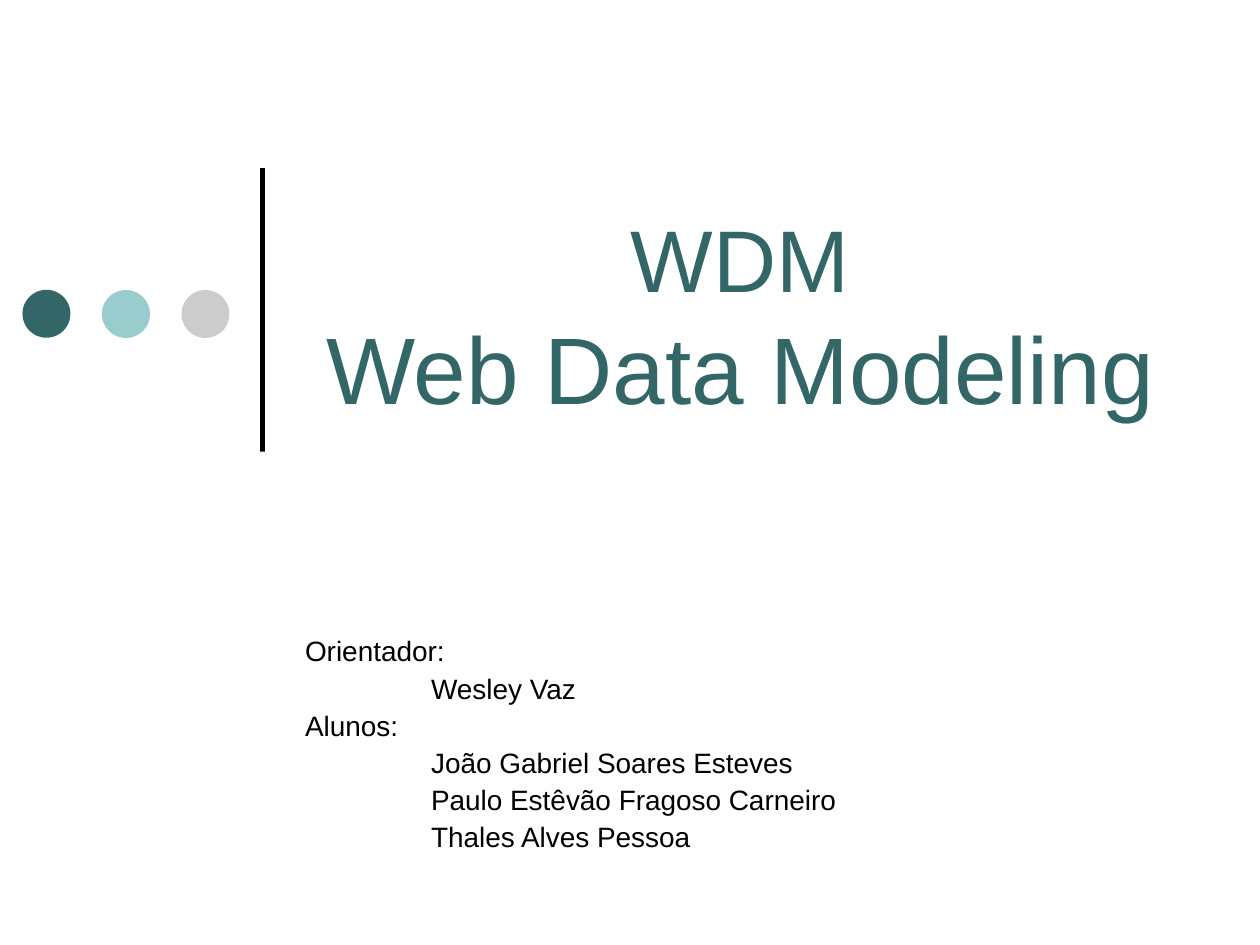
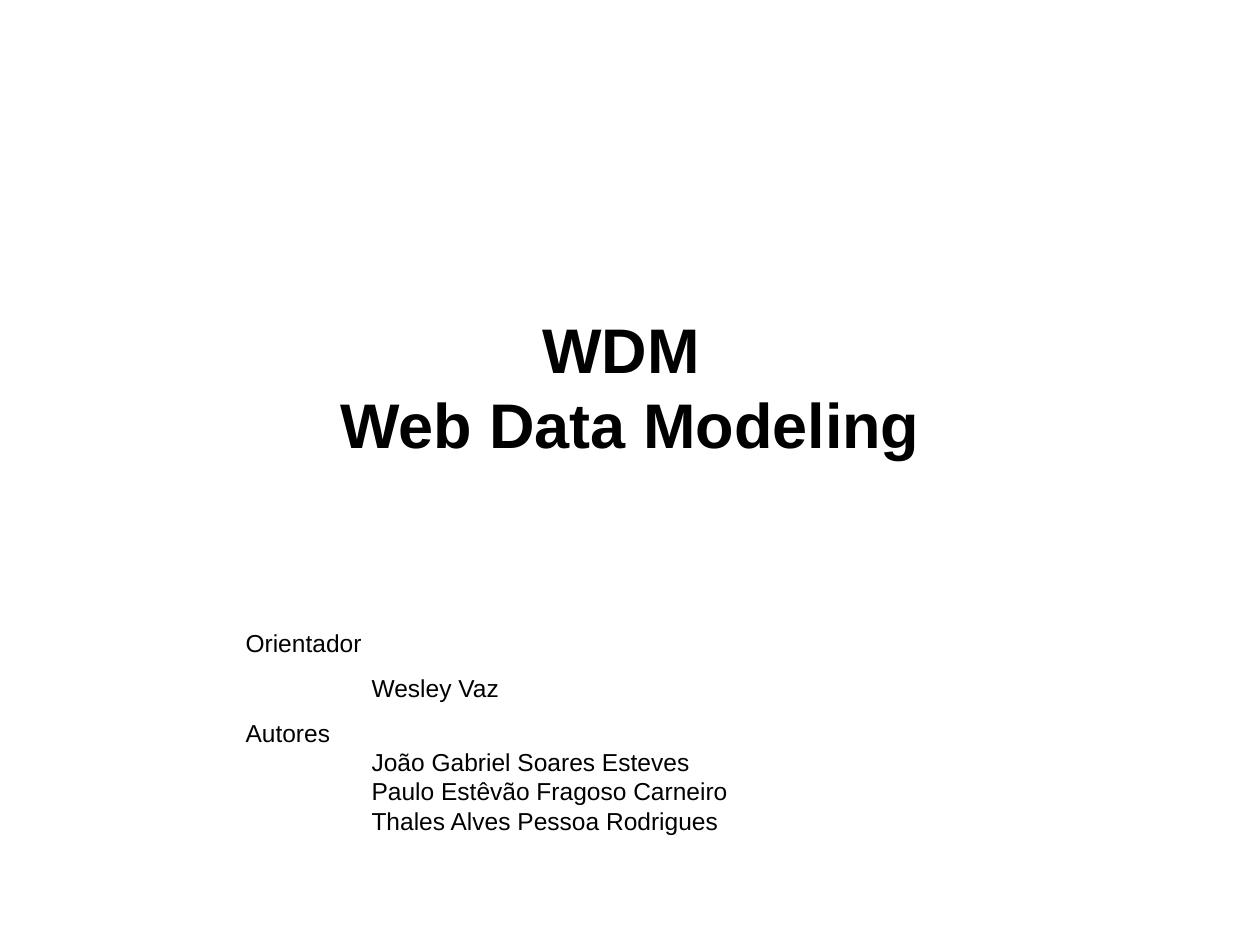
Before and after one commit to joaogabriel/webdatamodeling, a slide deck: slide 1 of docs/08-Apresentacao/Apresentação.ppt. Drawn at 1260x945 pixels with LibreOffice and Linux fonts; fonts in the diff are those of the drawing; background and template pictures are left out. Boxes give left, top, right and bottom in pixels: in the first picture for what was removed or moved away, otherwise in the second. Text is boxed around its words. In the diff, an @@ line names an element or a change of style, - is before the commit and + after.

```diff
--- a/docs/08-Apresentacao/Apresentação.ppt
+++ b/docs/08-Apresentacao/Apresentação.ppt
@@ line removed from (262, 168) to (262, 451) @@
@@ ellipse removed at bbox=[23, 290, 71, 338] @@
@@ ellipse removed at bbox=[102, 290, 150, 338] @@
@@ ellipse removed at bbox=[181, 290, 229, 338] @@
@@ text "WDM Web Data Modeling": place and size @@
-text "WDM Web Data Modeling" at bbox=[326, 231, 1153, 421]
+text "WDM Web Data Modeling" at bbox=[340, 329, 919, 460]
@@ text "WDM Web Data Modeling" at bbox=[340, 329, 919, 460]: size 50 to 36 pt in "WDM"; size 54 to 36 pt in "Web Data Modeling"; text colour #336666 to #000000, bold on; more space between paragraphs; vertical alignment middle to top @@
@@ text "Orientador": place and size @@
-text "Orientador" at bbox=[305, 640, 836, 848]
+text "Orientador" at bbox=[246, 634, 727, 835]
@@ text at bbox=[246, 634, 362, 653]: text changed; size 16 to 14 pt @@
-Orientador:
+Orientador
@@ text at bbox=[372, 679, 727, 805]: size 16 to 14 pt in "Wesley Vaz", "João Gabriel Soares Esteves", "Paulo Estêvão Fragoso Carneiro"; line spacing 0.9 to 1; more space between paragraphs; less space between paragraphs @@
@@ text at bbox=[246, 725, 330, 743]: text changed; size 16 to 14 pt @@
-Alunos:
+Autores
@@ text at bbox=[372, 812, 718, 835]: text changed; size 16 to 14 pt @@
-Thales Alves Pessoa
+Thales Alves Pessoa Rodrigues
```
Also in this commit, not shown: 13 slides added, 9 slides removed.
